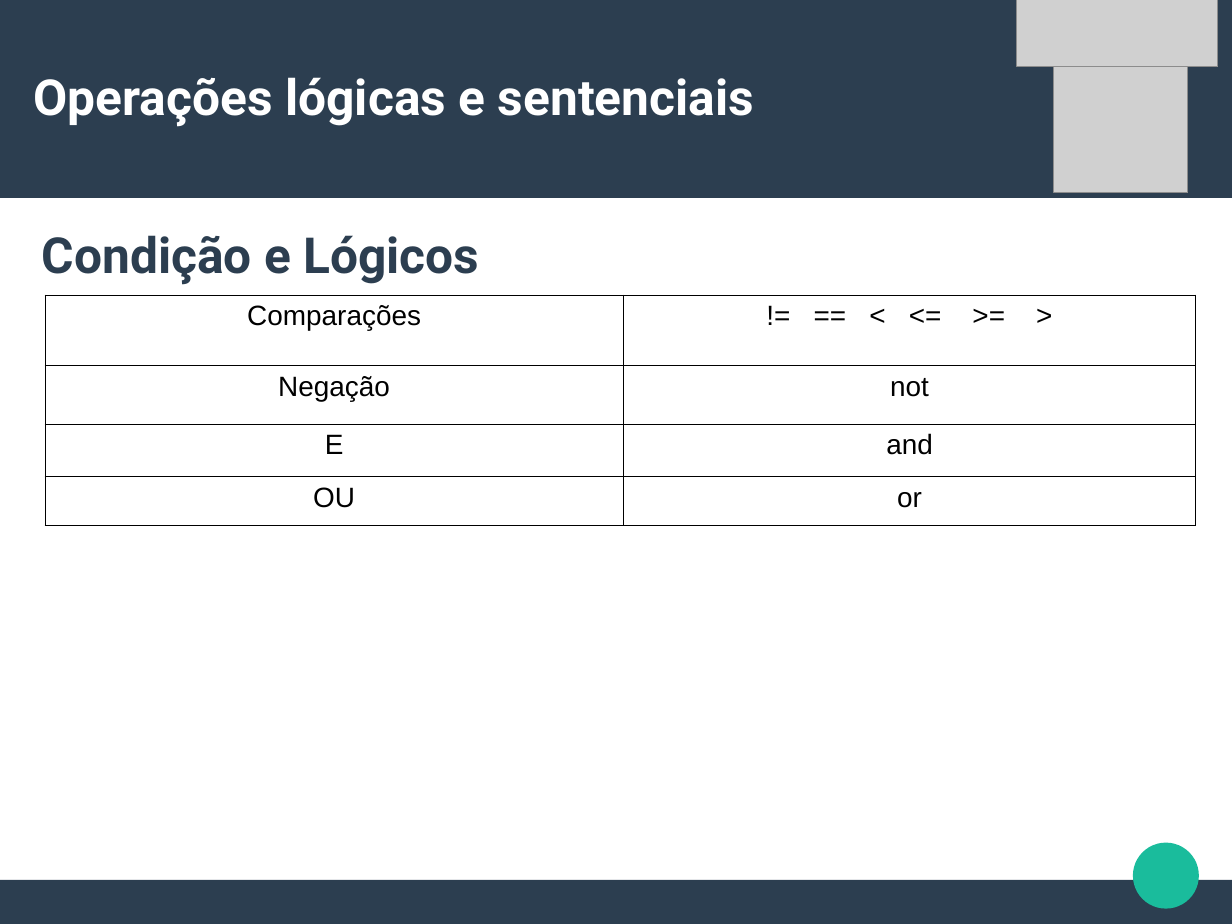
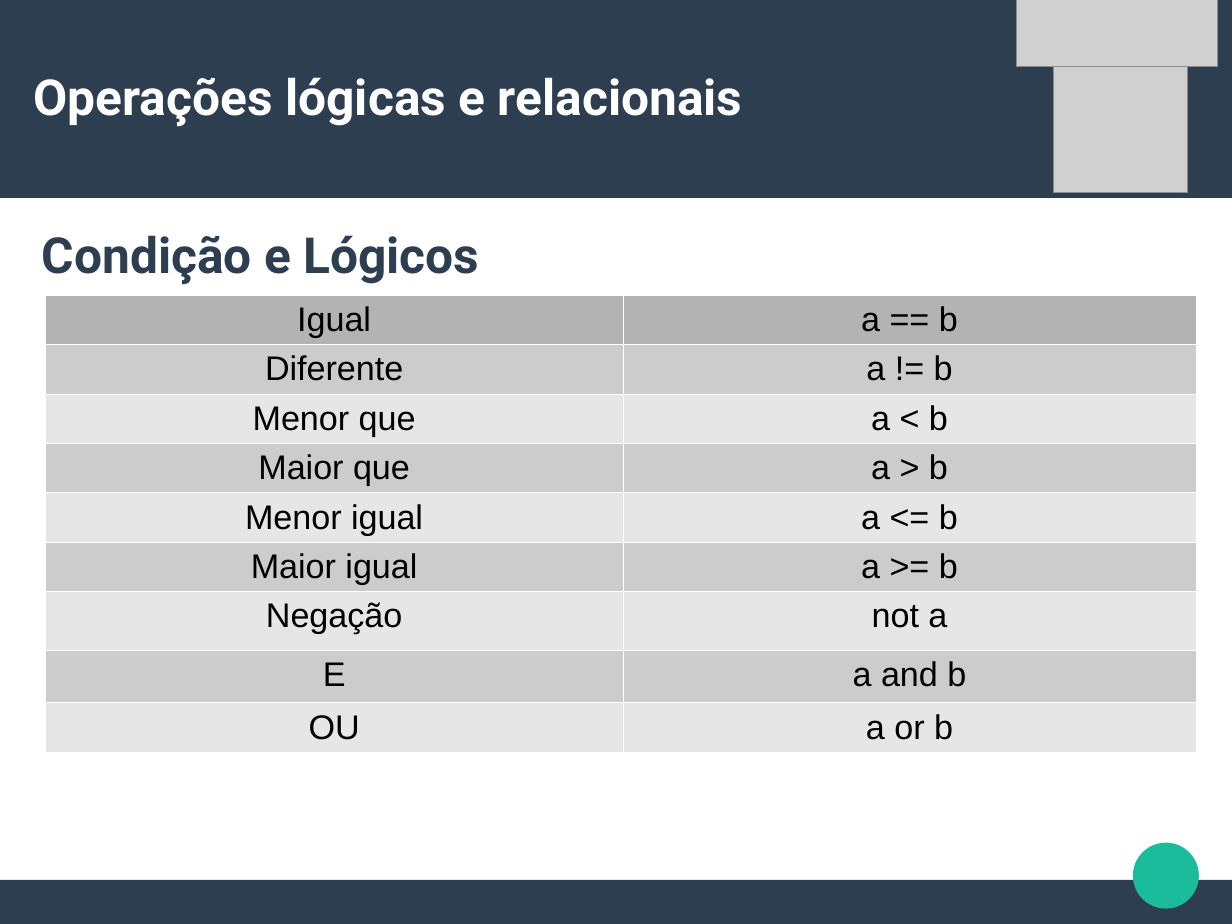
Before and after one commit to CalicoUFSC/minicurso-python, a slide deck: slide 10 of Aula1/Aula1.odp (slide 11 before the commit). Drawn at 1232x924 pixels with LibreOffice and Linux fonts; fonts in the diff are those of the drawing; grey boxes stand for pictures. Boxes give left, top, right and bottom in pixels: in the first picture for what was removed or moved away, otherwise in the second. Text is boxed around its words. In the diff, an @@ line names an element or a change of style, - is before the commit and + after.

```diff
--- a/Aula1/Aula1.odp
+++ b/Aula1/Aula1.odp
@@ title at (34, 77, 743, 126): text changed @@
-Operações lógicas e sentenciais
+Operações lógicas e relacionais
@@ table removed at (45, 295, 1196, 525), 4 rows, 2 columns @@
-Comparações | != == < <= >= >
-Negação | not
-E | and
-OU | or
@@ table added at (45, 295, 1196, 755), 9 rows, 2 columns @@
+Igual | a == b
+Diferente | a != b
+Menor que | a < b
+Maior que | a > b
+Menor igual | a <= b
+Maior igual | a >= b
+Negação | not a
+E | a and b
+OU | a or b
```
Also in this commit, not shown: 10 other slides changed, 3 slides added, 2 slides removed, 5 other files.
